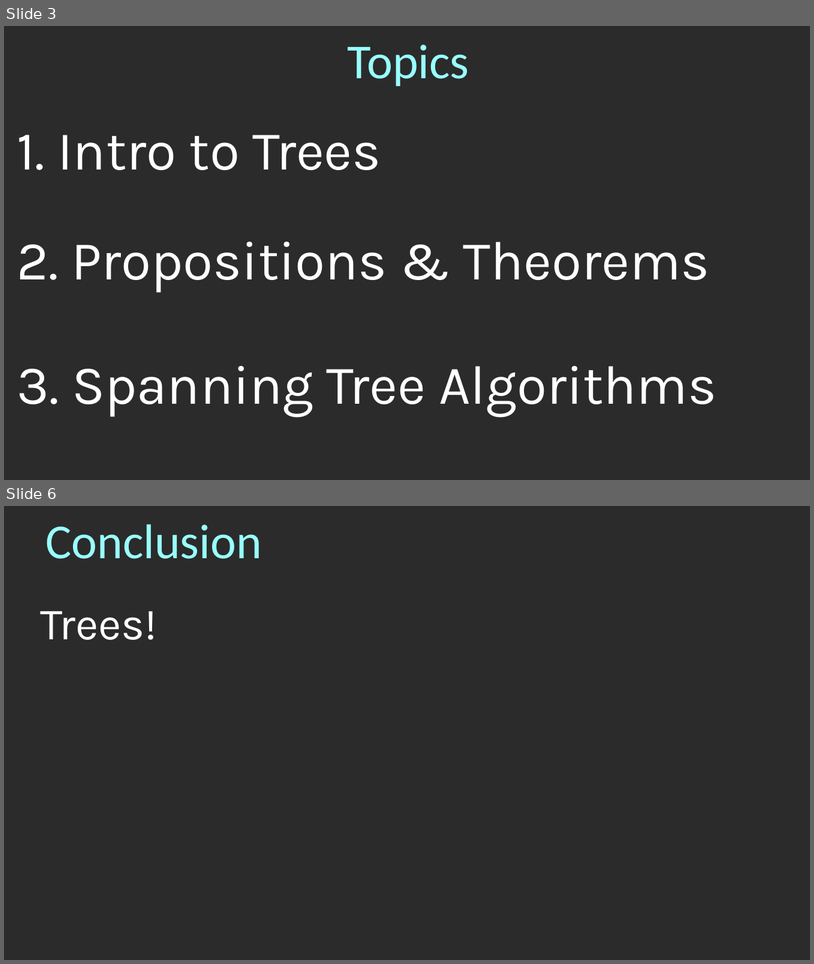
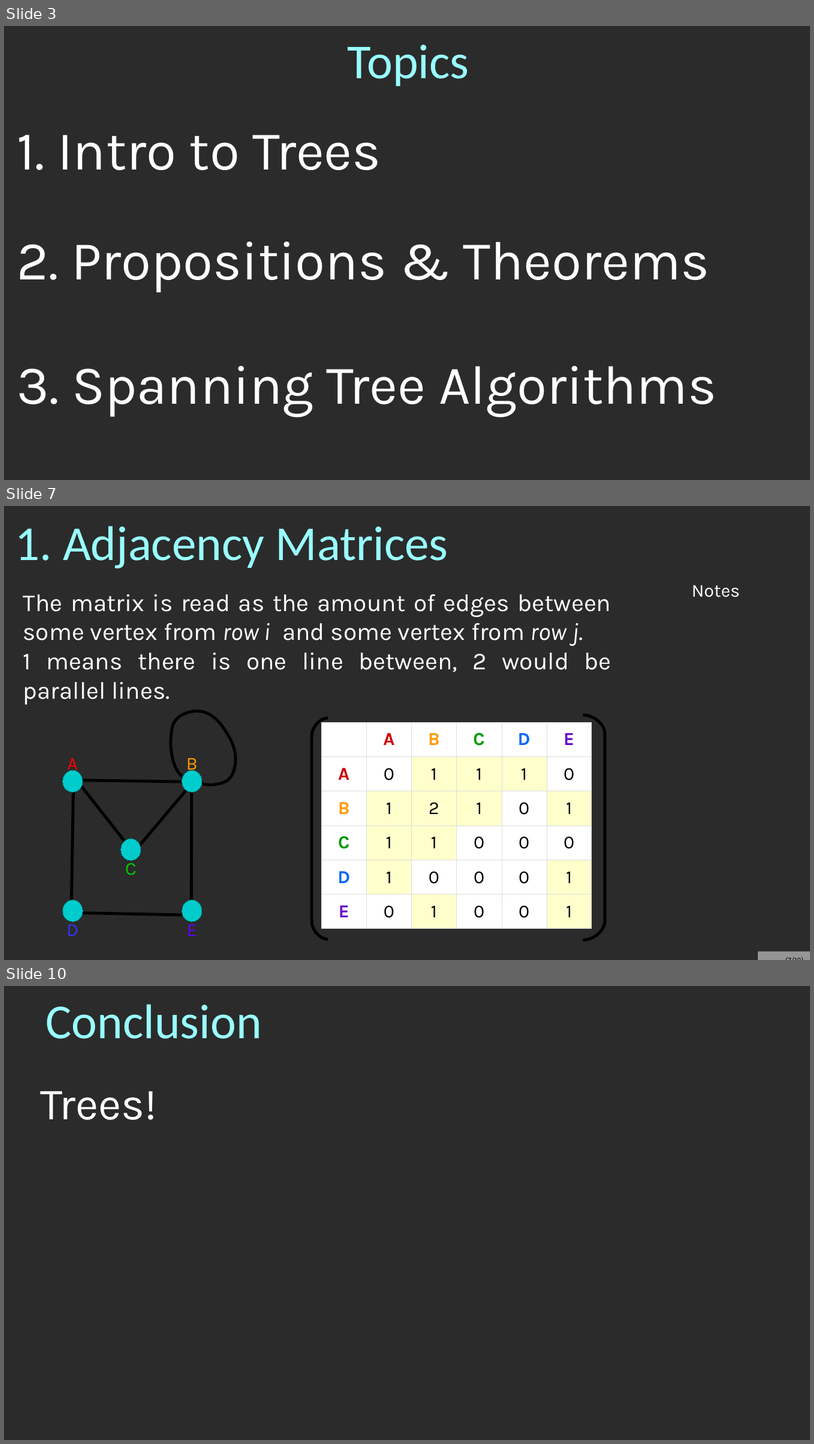
Before and after one commit to nguyenchithien/CS211-Discrete-Structures-II, a slide deck: Lectures/Lecture 7.4.odp. Shown one above the other, each under a label of ours: slides 3 and 6 before the commit, slides 3, 7 and 10 after it; the slides between them are not shown. The pictures are 814x964 and 814x1444 pixels, drawn with LibreOffice and Linux fonts; fonts in the diff are those of the drawing; background and template pictures are left out; a plain dark background stands for a picture behind light text. Boxes give left, top, right and bottom in pixels: in the first picture for what was removed or moved away, otherwise in the second. Text is boxed around its words. In the diff, an @@ line names an element or a change of style, - is before the commit and + after.

```diff
--- a/Lectures/Lecture 7.4.odp
+++ b/Lectures/Lecture 7.4.odp
@@ slide 7 added at [4, 506, 810, 960], background picture (left out) @@
@@ title added at [15, 526, 449, 568], 48 pt, text #99FFFF @@
+1. Adjacency Matrices
@@ text added at [23, 594, 612, 705], 24 pt, text #FFFFFF @@
+The matrix is read as the amount of edges between some vertex from row i and some vertex from row j.
+1 means there is one line between, 2 would be parallel lines.
@@ text added at [692, 585, 741, 597], 18 pt, text #FFFFFF @@
+Notes
@@ freeform shape added at [312, 718, 328, 939], outline #000000 2.89 pt @@
@@ freeform shape added at [584, 715, 606, 939], outline #000000 2.89 pt @@
@@ table added at [321, 722, 593, 928], 6 rows, 6 columns @@
+ | A | B | C | D | E
+A | 0 | 1 | 1 | 1 | 0
+B | 1 | 2 | 1 | 0 | 1
+C | 1 | 1 | 0 | 0 | 0
+D | 1 | 0 | 0 | 0 | 1
+E | 0 | 1 | 0 | 0 | 1
@@ group added at [63, 711, 236, 922]: 6 lines, 5 ellipses, 1 freeform shape @@
+E
+D
+B
+C
+A
@@ page number added at [758, 951, 810, 960], fill #FFFFFF at 50% opacity, 8 pt, text #000000, italic @@
+(7/10)
@@ what was slide 6 is now slide 10 @@
```
Also in this commit, not shown: 1 slide changed, 5 other slides added, 2 slides removed.
